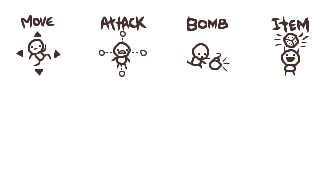
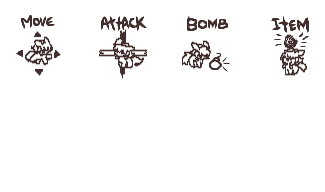
Layered file, before and after one edit (325×192). Changes by layer:
added layer "颜色填充 1" above "组 2" over [25, 29, 307, 79]
added group "组 2" with 1 layers above "组 1" over [25, 29, 307, 79]
added layer "颜色填充 3" in group "组 2" over [25, 29, 307, 79]
moved "图层 1" into group "组 1" over [25, 29, 307, 77]
